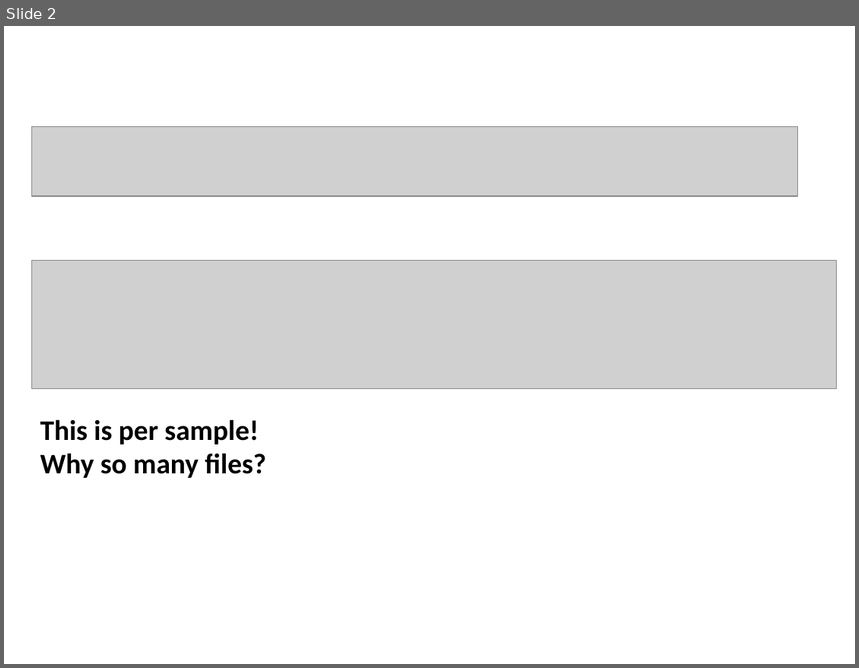
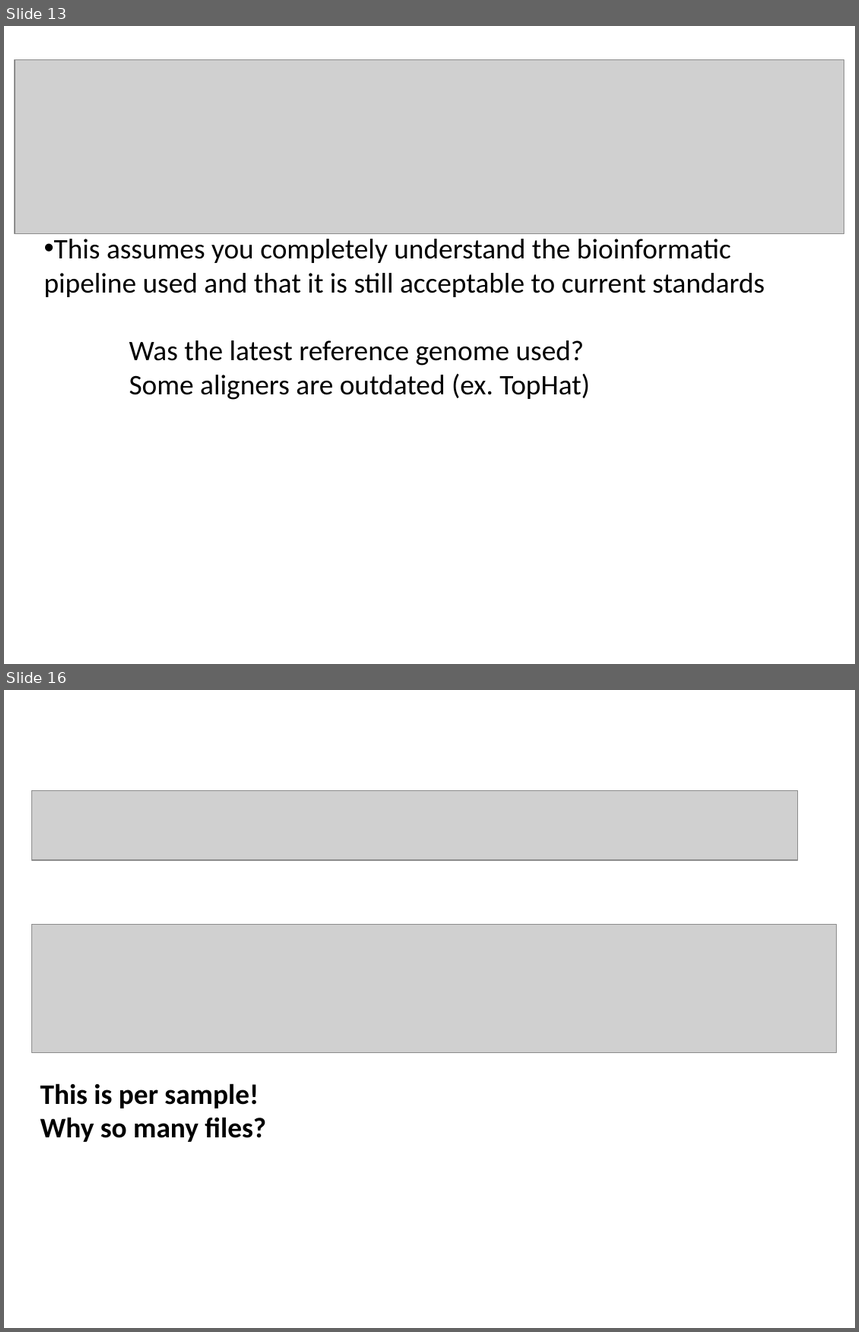
Before and after one commit to PRodriguez19/Intro-to-rnaseq, a slide deck: lectures/Lecture5-MMG232.pptx. Shown one above the other, each under a label of ours: slide 2 before the commit, slides 13 and 16 after it; the slides between them are not shown. The pictures are 859x668 and 859x1332 pixels, drawn with LibreOffice and Linux fonts; fonts in the diff are those of the drawing; grey boxes stand for pictures. Boxes give left, top, right and bottom in pixels: in the first picture for what was removed or moved away, otherwise in the second. Text is boxed around its words. In the diff, an @@ line names an element or a change of style, - is before the commit and + after.

```diff
--- a/lectures/Lecture5-MMG232.pptx
+++ b/lectures/Lecture5-MMG232.pptx
@@ slide 13 added at (4, 26, 855, 664), background #FFFFFF @@
@@ picture added at (15, 60, 845, 233) @@
@@ text added at (44, 239, 765, 400), 24 pt, text #000000 @@
+• This assumes you completely understand the bioinformatic pipeline used and that it is still acceptable to current standards
+Was the latest reference genome used?
+Some aligners are outdated (ex. TopHat)
@@ what was slide 2 is now slide 16 @@
```
Also in this commit, not shown: 12 slides changed, 13 other slides added, 2 other files.
